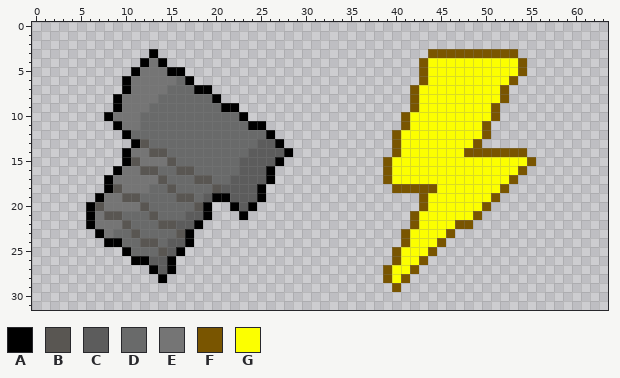
Pixel-art file, stored at source-assets/sprites/pickups.ase. The picture above is the old version.
64x32 pixels, 1 frame.
Palette (. is transparent): A #000000  B #595652  C #5c5c5c  D #696a6a  E #757575  F #795500  G #fcff00
Pixels before, first column x 6:
 3 .......A..............................FFFFFFFFFF..
 4 ......AEA............................FGGGGGGGGGGF.
 5 .....AEEEAA..........................FGGGGGGGGGGF.
 6 ....AEEEEEDA.........................FGGGGGGGGGF..
 7 ....AEEEEDDDAA......................FGGGGGGGGGF...
 8 ...AEEEEDDDDDDA.....................FGGGGGGGGGF...
 9 ...AEEEDDDDDDDDAA...................FGGGGGGGGF....
10 ..AEEEDDDDDDDDDDDA.................FGGGGGGGGGF....
11 ...AEEDDDDDDDDDDDDAA...............FGGGGGGGGF.....
12 ....ADDDDDDDDDDDDDDDA.............FGGGGGGGGGF.....
13 .....ABDDDDDDDDDDDDCCA............FGGGGGGGGF......
14 ....AEEBBDDDDDDDDDCCCCA...........FGGGGGGGFFFFFFF.
15 ....ABEEEBDDDDDDDCCCCA...........FGGGGGGGGGGGGGGGF
16 ...AEEBBDDBBDDDDDCCCA............FGGGGGGGGGGGGGGF.
17 ..AEEEEEBDDDBBDDCCCCA............FGGGGGGGGGGGGGF..
18 ..ABEEEDDBDDDDBCCCCA..............FFFFFGGGGGGGF...
19 .AEEBBDDDDBBDCAACCCA.................FGGGGGGGF....
20 ABEEEEBDDDDDBA..ACA..................FGGGGGGF.....
21 AEBBDDDBDDDCCA...A..................FGGGGGGF......
22 AEEEBDDDBBCCA.......................FGGGGFF.......
23 .AEDDBDDDDBA.......................FGGGGF.........
24 ..AADDBBDCCA.......................FGGGF..........
25 ....ADDDBCA.......................FGGGF...........
26 .....AACCA........................FGGF............
27 .......ACA.......................FGGF.............
28 ........A........................FGF..............
29 ..................................F...............
Once edited:
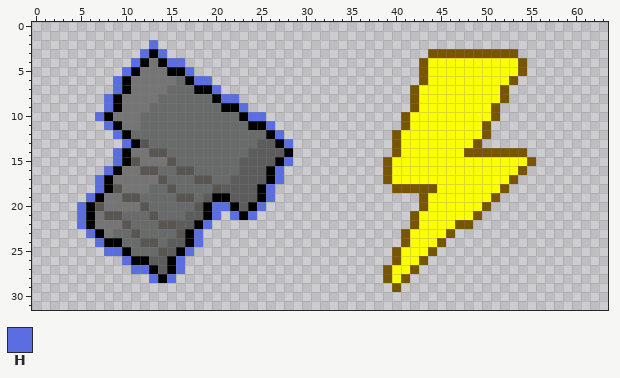
Colours new in this view: H #5b6ee1
Commit message: Make bolt pickups easier to see
From old to new:
y 2: x 13 . -> H
y 3: x 12 . -> H; x 14 . -> H
y 4: x 11 . -> H; x 15..16 .. -> HH
y 5: x 10 . -> H; x 17 . -> H
y 6: x 9 . -> H; x 18..19 .. -> HH
y 7: x 9 . -> H; x 20 . -> H
y 8: x 8 . -> H; x 21..22 .. -> HH
y 9: x 8 . -> H; x 23 . -> H
y 10: x 7 . -> H; x 24..25 .. -> HH
y 11: x 8 . -> H; x 26 . -> H
y 12: x 9 . -> H; x 27 . -> H
y 13: x 10 . -> H; x 28 . -> H
y 14: x 9 . -> H
y 15: x 9 . -> H; x 28 . -> H
y 16: x 8 . -> H; x 27 . -> H
y 17: x 7 . -> H; x 27 . -> H
y 18: x 7 . -> H; x 26 . -> H
y 19: x 6 . -> H; x 26 . -> H
y 20: x 5 . -> H; x 20..21 .. -> HH; x 25 . -> H
y 21: x 5 . -> H; x 20 . -> H; x 22 . -> H; x 24 . -> H
y 22: x 5 . -> H; x 19 . -> H
y 23: x 6 . -> H; x 18 . -> H
y 24: x 7 . -> H; x 18 . -> H
y 25: x 8..9 .. -> HH; x 17 . -> H
y 26: x 10 . -> H; x 16 . -> H
y 27: x 11..12 .. -> HH; x 16 . -> H
y 28: x 13 . -> H; x 15 . -> H
